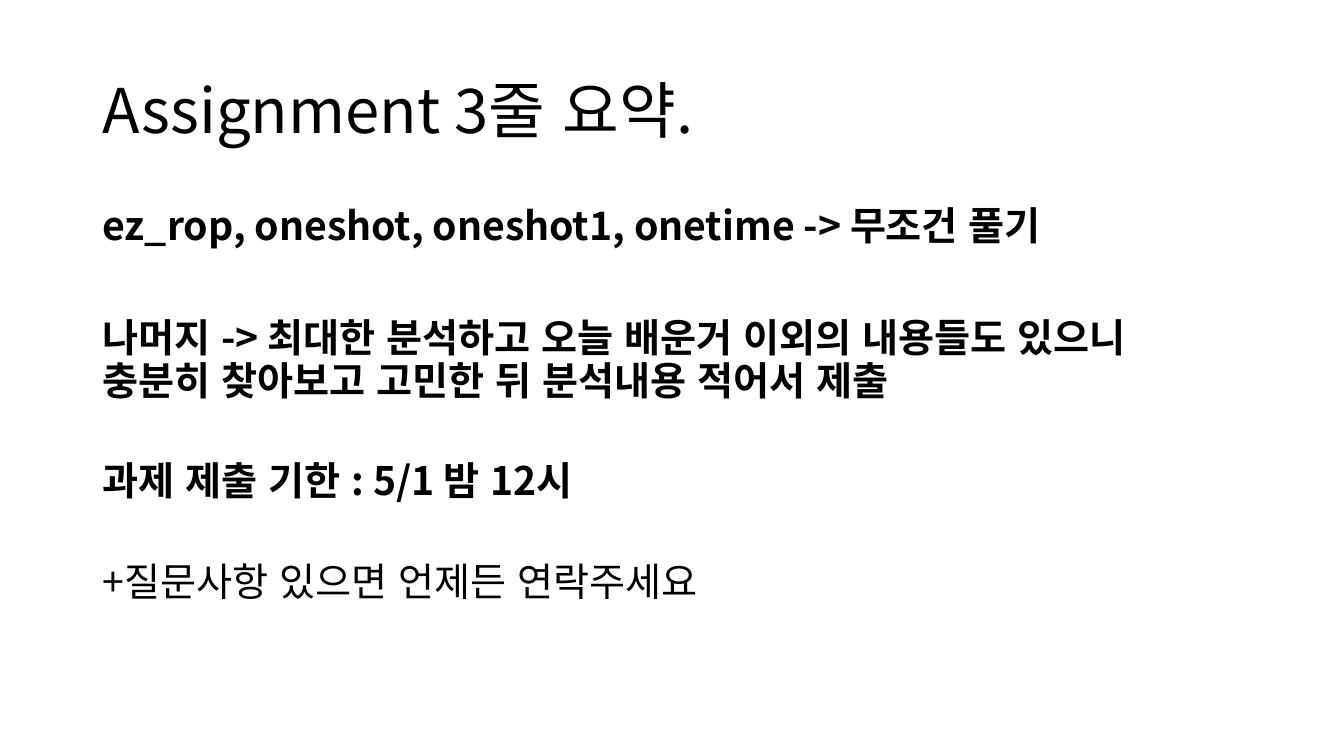
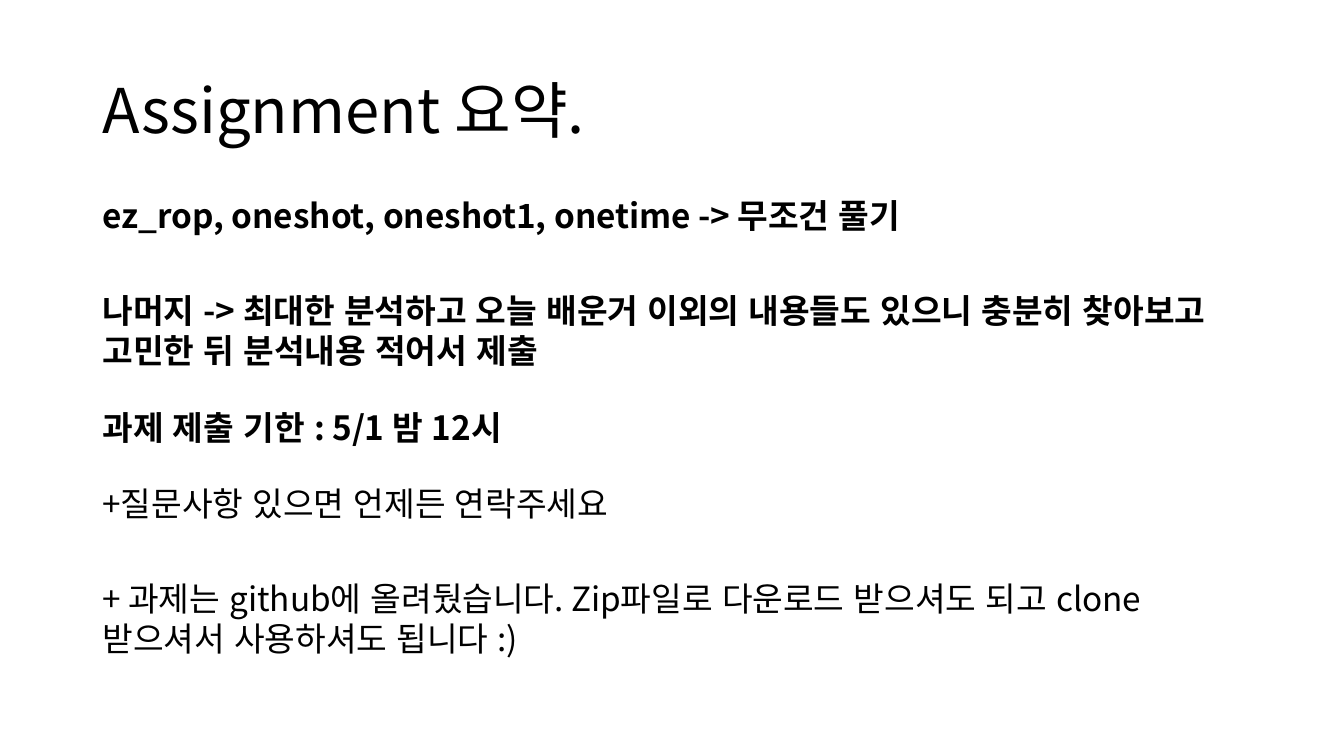
Before and after one commit to more-kohii/Cykor_seminar, a slide deck: slide 23 of ROP_FSB.pptx (slide 25 before the commit). Drawn at 1344x756 pixels with LibreOffice and Linux fonts; fonts in the diff are those of the drawing. Boxes give left, top, right and bottom in pixels: in the first picture for what was removed or moved away, otherwise in the second. Text is boxed around its words. In the diff, an @@ line names an element or a change of style, - is before the commit and + after.

```diff
--- a/ROP_FSB.pptx
+++ b/ROP_FSB.pptx
@@ title at [102,82,586,149]: text changed @@
-Assignment 3줄 요약.
+Assignment 요약.
@@ text at [102,200,1205,519]: size 28 to 23.8 pt in "ez_rop, oneshot, oneshot1, onetime -> 무조건 풀기", "나머지 -> 최대한 분석하고 오늘 배운거 이외의 ...", "과제 제출 기한 : 5/1 밤 12시", "+질문사항 있으면 언제든 연락주세요"; line spacing 0.9 to 0.7; line spacing 0.9 to 1 @@
@@ text at [102,583,1141,654]: paragraph added @@
++ 과제는 github에 올려뒀습니다. Zip파일로 다운로드 받으셔도 되고 clone 받으셔서 사용하셔도 됩니다 :)
```
Also in this commit, not shown: 2 other slides changed, 2 slides removed.
